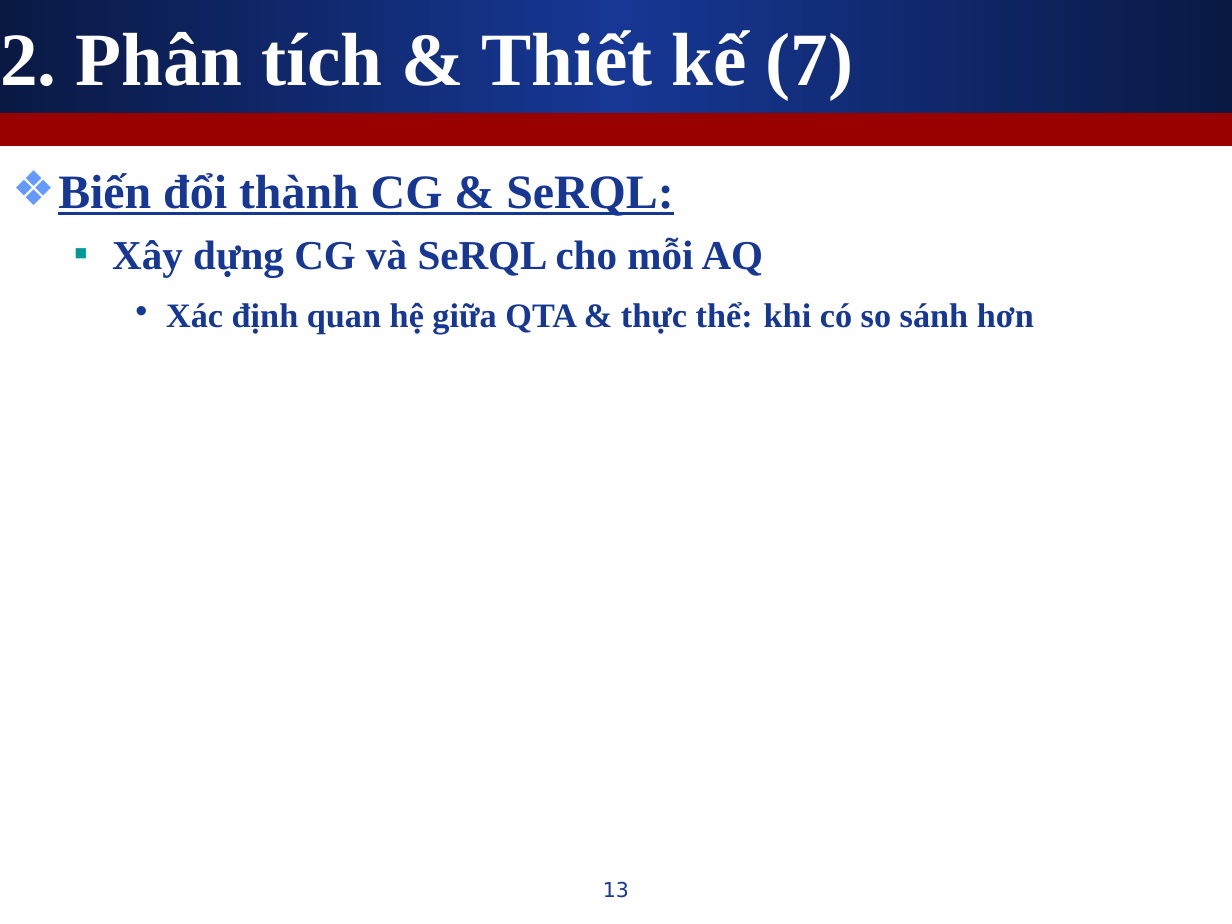
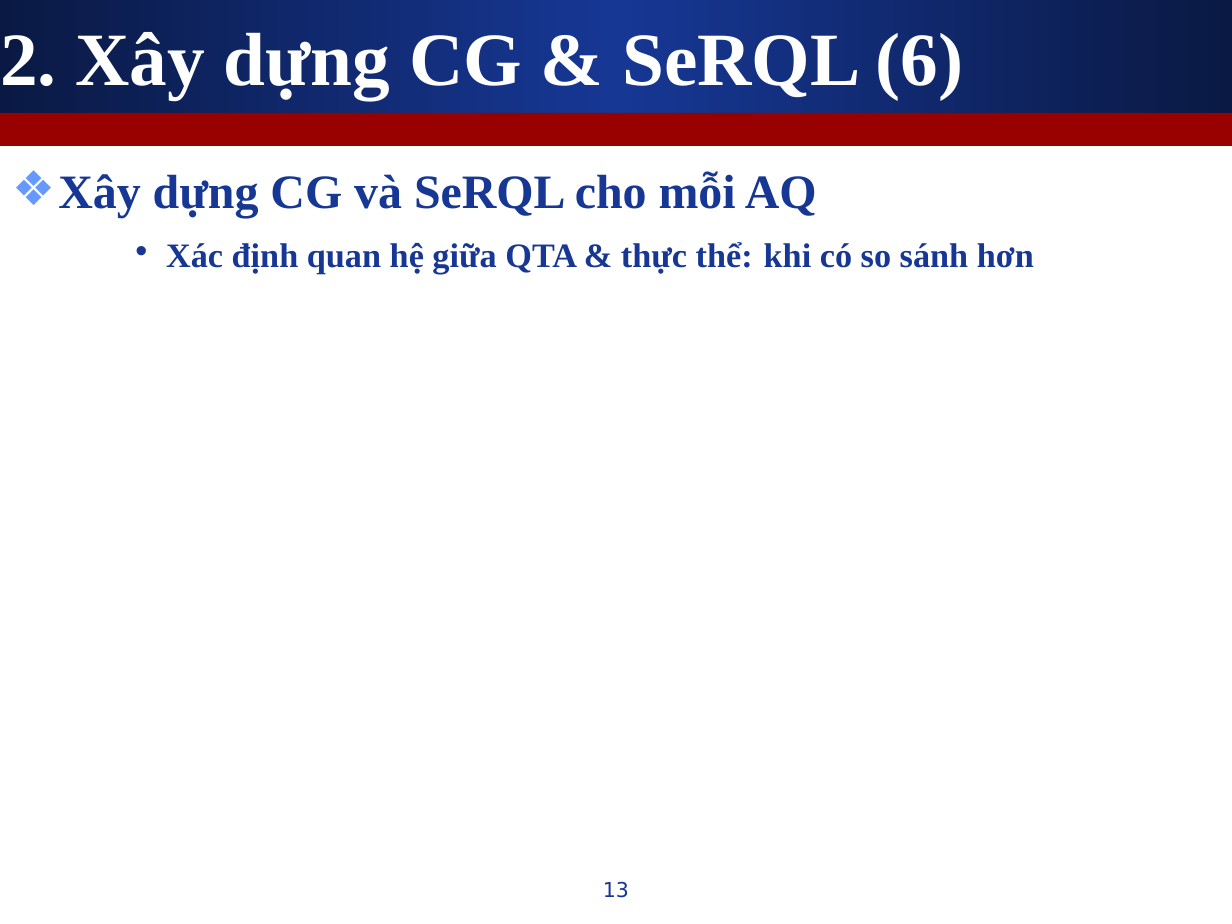
Before and after one commit to leaderwing/kt-kimres, a slide deck: slide 13 of note/[K][Thesis] Presentation.ppt. Drawn at 1232x924 pixels with LibreOffice and Linux fonts; fonts in the diff are those of the drawing. Boxes give left, top, right and bottom in pixels: in the first picture for what was removed or moved away, otherwise in the second. Text is boxed around its words. In the diff, an @@ line names an element or a change of style, - is before the commit and + after.

```diff
--- a/note/[K][Thesis] Presentation.ppt
+++ b/note/[K][Thesis] Presentation.ppt
@@ title at [0, 32, 963, 99]: text changed @@
-2. Phân tích & Thiết kế (7)
+2. Xây dựng CG & SeRQL (6)
@@ text at [58, 173, 673, 216]: paragraph removed @@
-❖ Biến đổi thành CG & SeRQL:
@@ text at [58, 171, 817, 218]: size 24 to 28 pt in "Xây dựng CG và SeRQL cho mỗi ..."; bullet ▪ to ❖; list level 2 to 1 in "Xây dựng CG và SeRQL ..."; bullet colour #009999 to #6699FF @@
```
Also in this commit, not shown: 13 other slides changed, 2 slides added, 2 slides removed.
